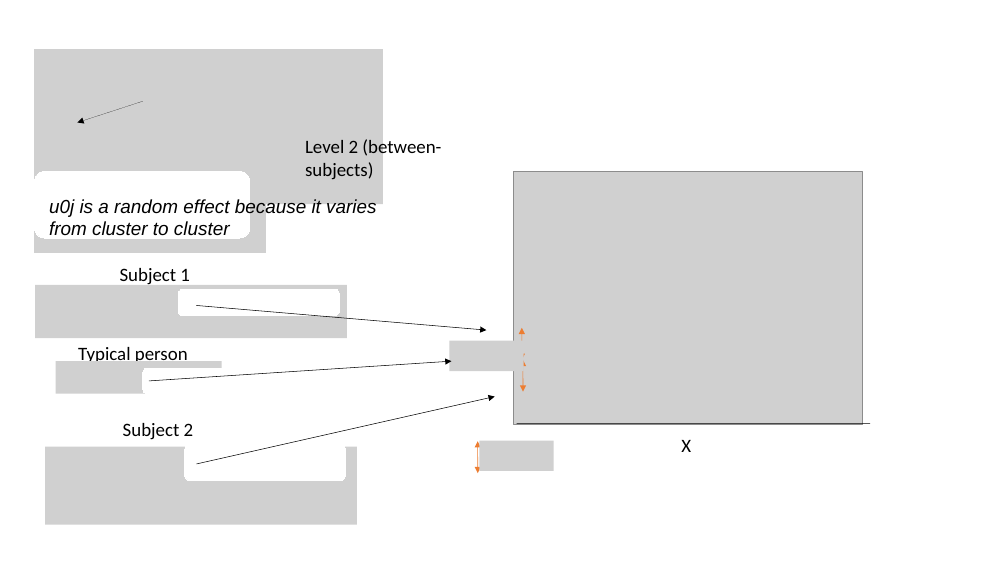
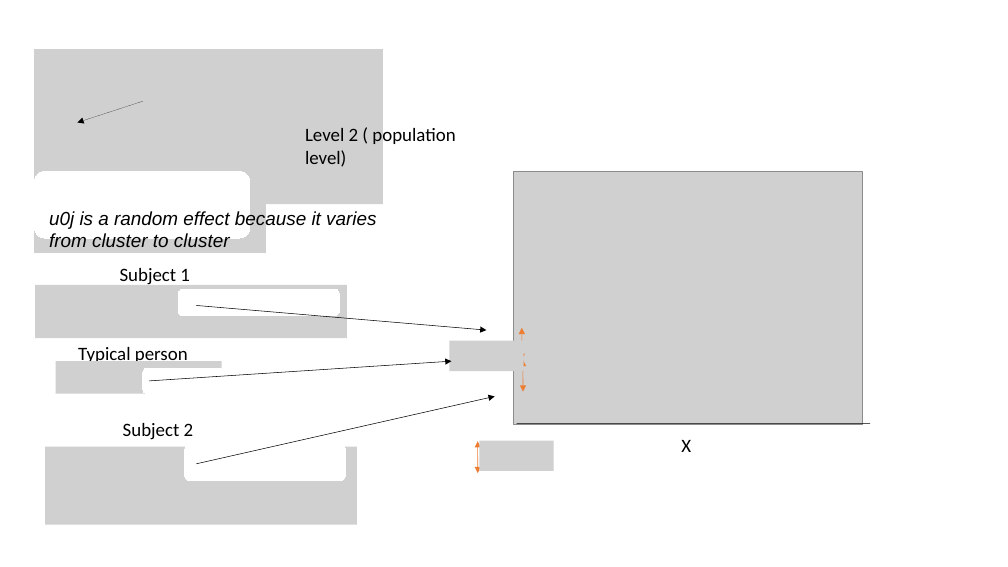
Before and after one commit to FPupillo/LMM_workshop, a slide deck: slide 29 of PPT_LMM.odp (slide 28 before the commit). Drawn at 1008x567 pixels with LibreOffice and Linux fonts; fonts in the diff are those of the drawing; grey boxes stand for pictures. Boxes give left, top, right and bottom in pixels: in the first picture for what was removed or moved away, otherwise in the second. Text is boxed around its words. In the diff, an @@ line names an element or a change of style, - is before the commit and + after.

```diff
--- a/PPT_LMM.odp
+++ b/PPT_LMM.odp
@@ text at box(305, 126, 455, 167): text changed @@
-Level 2 (between-subjects)
+Level 2 ( population level)
@@ text "u0j is a random effect ..." rewrapped from box(49, 198, 376, 240) to box(49, 211, 376, 247) @@
```
Also in this commit, not shown: 26 other slides changed, 23 slides added, 1 slide removed, 6 other files.
